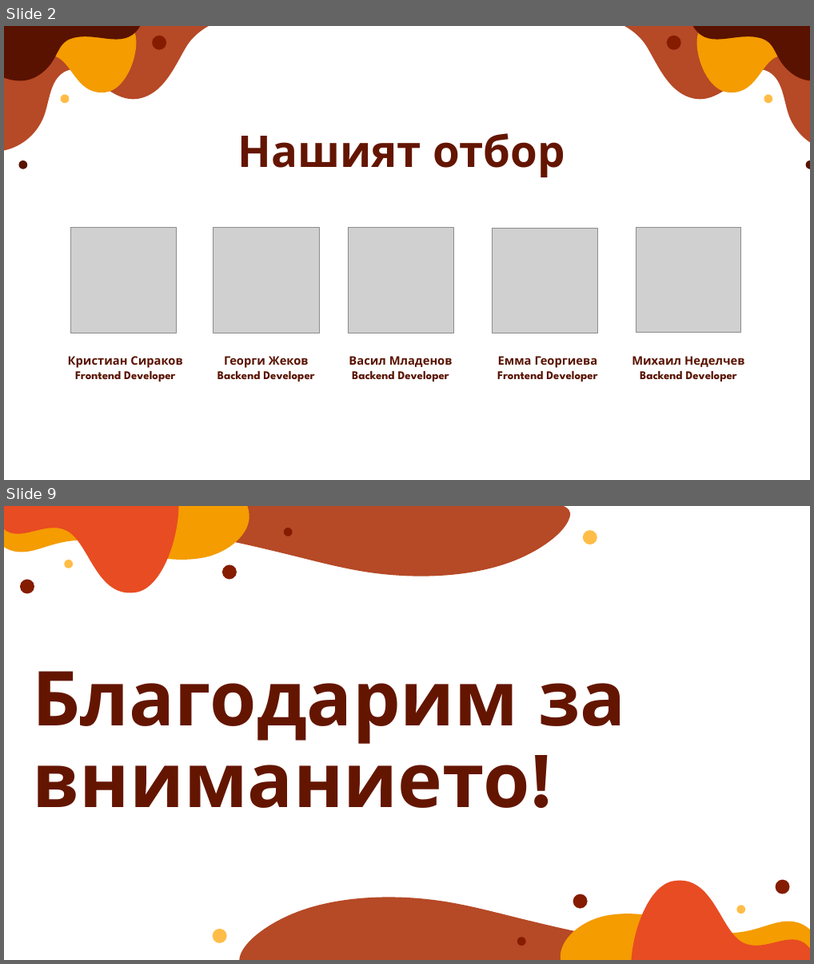
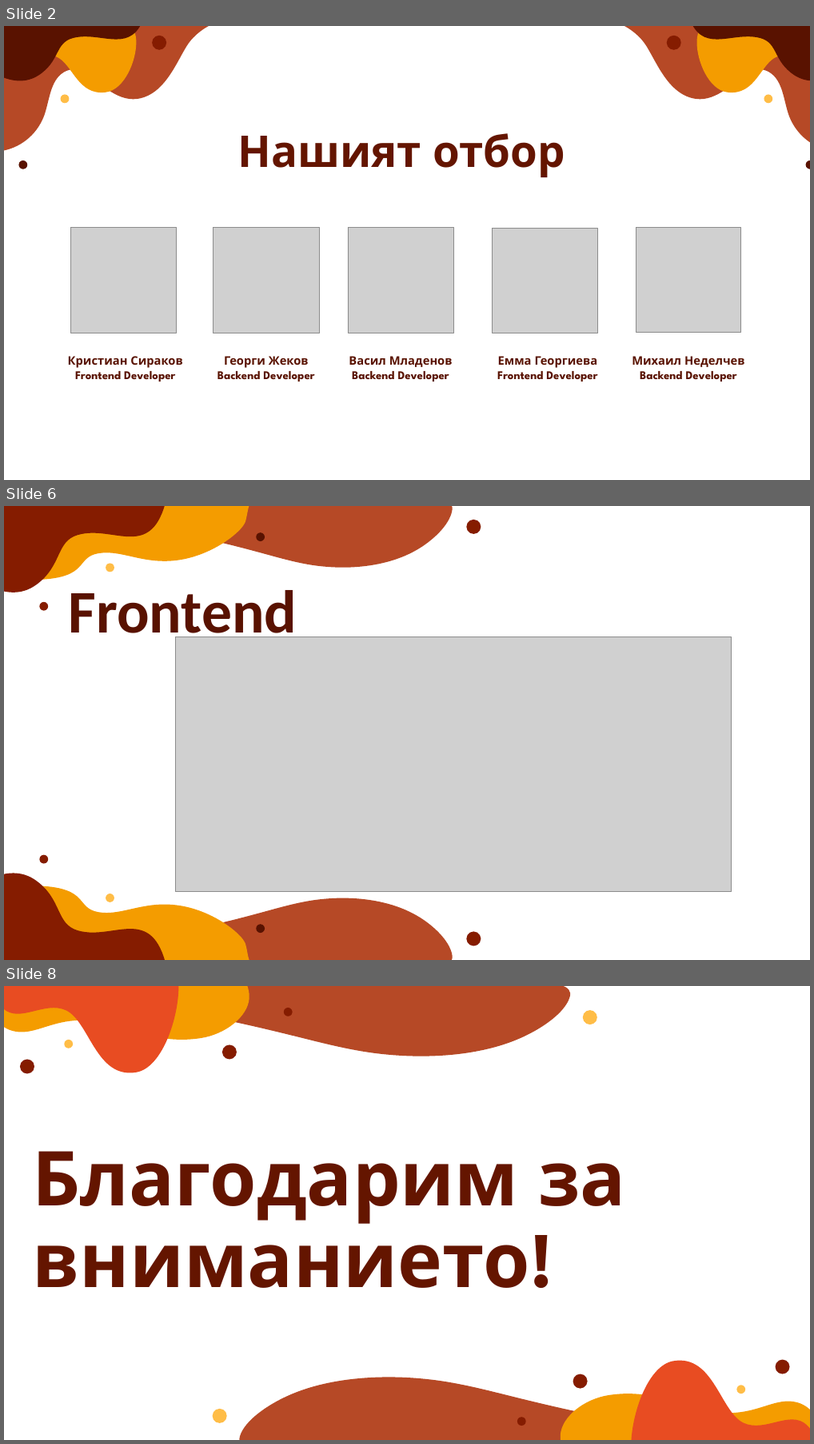
Before and after one commit to EGGeorgieva21/HOMELANDER, a slide deck: presentationpptx.pptx. Shown one above the other, each under a label of ours: slides 2 and 9 before the commit, slides 2, 6 and 8 after it; the slides between them are not shown. The pictures are 814x964 and 814x1444 pixels, drawn with LibreOffice and Linux fonts; fonts in the diff are those of the drawing; grey boxes stand for pictures. Boxes give left, top, right and bottom in pixels: in the first picture for what was removed or moved away, otherwise in the second. Text is boxed around its words. In the diff, an @@ line names an element or a change of style, - is before the commit and + after.

```diff
--- a/presentationpptx.pptx
+++ b/presentationpptx.pptx
@@ slide 6 added at <box>4,506,810,960</box>, background #FFFFFF @@
@@ freeform shape added at <box>4,506,165,592</box>, fill #851C00 @@
@@ freeform shape added at <box>30,506,458,580</box>, fill #B64926 @@
@@ freeform shape added at <box>40,506,251,580</box>, fill #F49C00 @@
@@ ellipse added at <box>466,520,482,534</box>, fill #851C00 @@
@@ ellipse added at <box>256,532,265,541</box>, fill #591200 @@
@@ ellipse added at <box>106,563,114,572</box>, fill #FFBD47 @@
@@ ellipse added at <box>40,601,48,610</box>, fill #851C00 @@
@@ title added at <box>69,590,297,646</box>, 72 pt, text #591200, bold @@
+Frontend
@@ picture added at <box>175,636,732,892</box> @@
@@ ellipse added at <box>40,855,48,863</box>, fill #851C00 @@
@@ freeform shape added at <box>4,872,165,960</box>, fill #851C00 @@
@@ freeform shape added at <box>30,886,458,960</box>, fill #B64926 @@
@@ freeform shape added at <box>40,886,251,960</box>, fill #F49C00 @@
@@ ellipse added at <box>106,893,114,902</box>, fill #FFBD47 @@
@@ ellipse added at <box>256,924,265,932</box>, fill #591200 @@
@@ ellipse added at <box>466,932,482,946</box>, fill #851C00 @@
@@ what was slide 9 is now slide 8 @@
```
Also in this commit, not shown: 2 slides changed, 2 other slides added, 4 slides removed, 5 other files.
